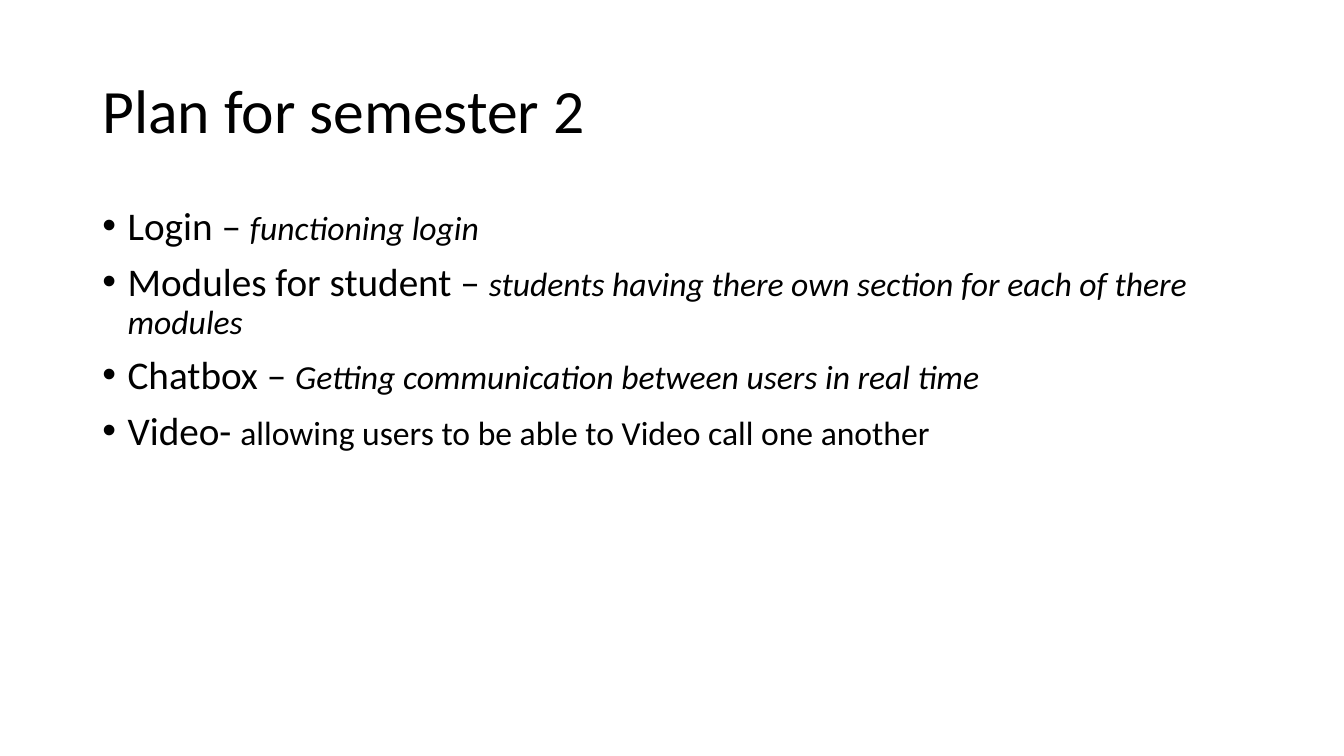
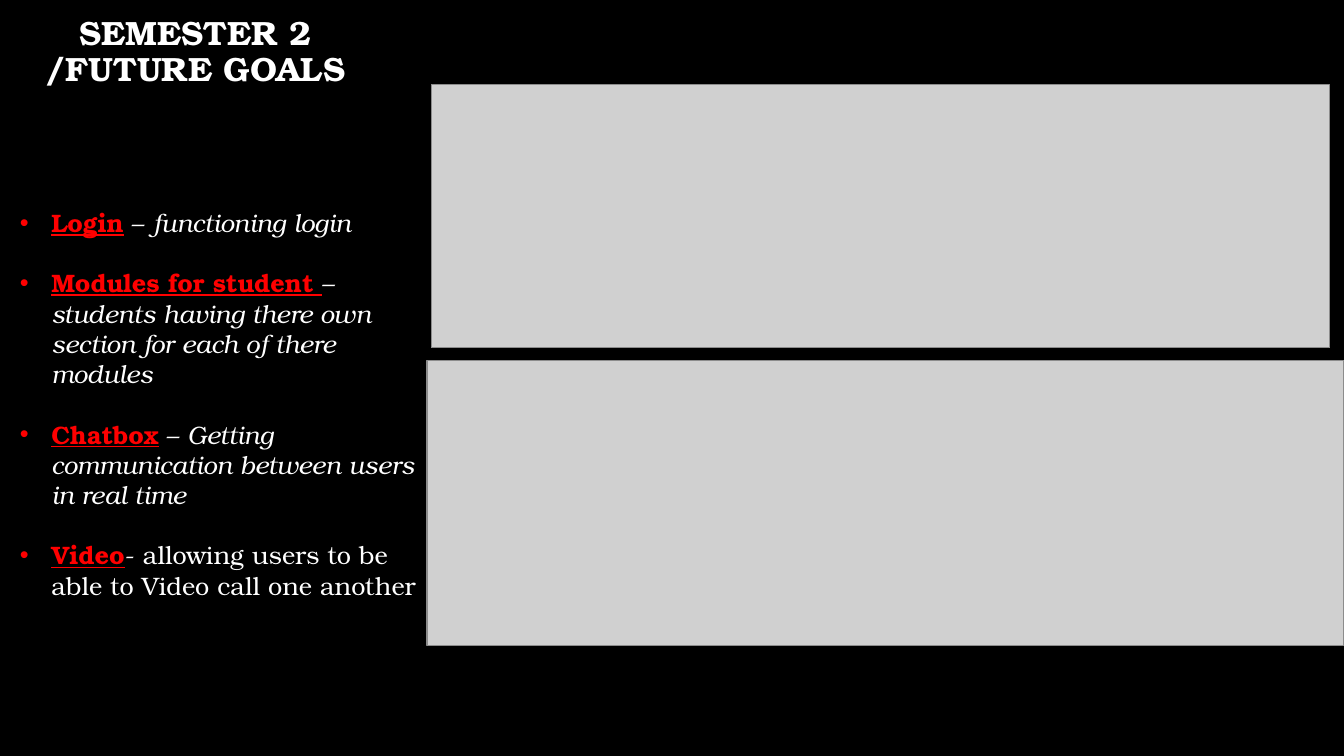
Before and after one commit to GallagherStephen/4thYearProject-Dissertation, a slide deck: slide 9 of Presentation/4th Year Presentation.pptx (slide 10 before the commit). Drawn at 1344x756 pixels with LibreOffice and Linux fonts; fonts in the diff are those of the drawing; grey boxes stand for pictures; background and template pictures are left out. Boxes give left, top, right and bottom in pixels: in the first picture for what was removed or moved away, otherwise in the second. Text is boxed around its words. In the diff, an @@ line names an element or a change of style, - is before the commit and + after.

Commit message:
added background to presentation

```diff
--- a/Presentation/4th Year Presentation.pptx
+++ b/Presentation/4th Year Presentation.pptx
@@ background #FFFFFF to picture (left out) @@
@@ title added at bbox=[46, 21, 346, 86], 24 pt, text #FFFFFF, bold @@
+SEMESTER 2 /FUTURE GOALS
@@ picture added at bbox=[432, 85, 1331, 348] @@
@@ title removed at bbox=[102, 90, 584, 134] @@
-Plan for semester 2
@@ text "Login – functioning login": place and size @@
-text "Login – functioning login" at bbox=[128, 213, 1187, 451]
+text "Login – functioning login" at bbox=[51, 212, 416, 596]
@@ text "Login – functioning login" at bbox=[51, 212, 416, 596]: size 28 to 18 pt in "Login –", "Modules for student –", "Chatbox –", "Video-"; size 24 to 18 pt in "functioning login", "students having there own section for each ...", "Getting communication between users in real time", "allowing users to be able to Video ..."; font Calibri to TeX Gyre Bonum; text colour #000000 to #FF0000, bold on, underline on in "Login", "Modules for student", "Chatbox", "Video-"; text colour #000000 to #FFFFFF in "– functioning login", "– students having there own section for ...", "– Getting communication between users in real ...", "Video- allowing users to be able to ..."; indent changed; line spacing 0.9 to 1; less space between paragraphs @@
@@ picture added at bbox=[427, 361, 1344, 646] @@
```
Also in this commit, not shown: 10 other slides changed, 1 slide removed.
